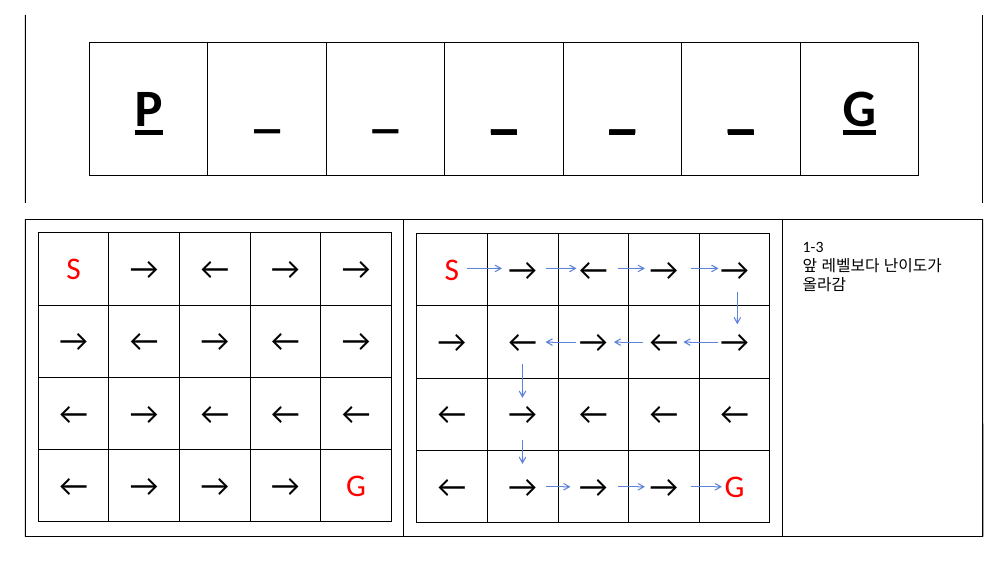
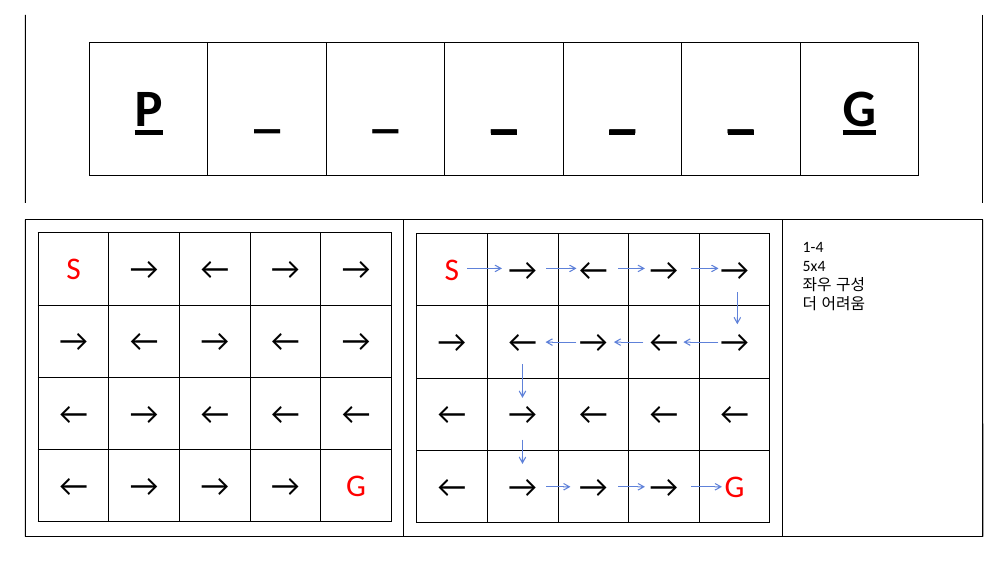
Before and after one commit to BSF0124/Brain-Control, a slide deck: slide 5 of etc/레벨디자인.pptx. Drawn at 1008x567 pixels with LibreOffice and Linux fonts; fonts in the diff are those of the drawing. Boxes give left, top, right and bottom in pixels: in the first picture for what was removed or moved away, otherwise in the second. Text is boxed around its words. In the diff, an @@ line names an element or a change of style, - is before the commit and + after.

Commit message:
2024.02.02
레벨 디자인

```diff
--- a/etc/레벨디자인.pptx
+++ b/etc/레벨디자인.pptx
@@ text at box(803, 242, 865, 311): text changed @@
-1-3
-앞 레벨보다 난이도가 올라감
+1-4
+5x4
+좌우 구성
+더 어려움
```
Also in this commit, not shown: 1 other slide changed, 2 other files.
